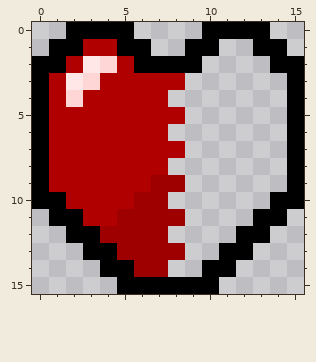
Pixel-art sprite: sprites/sprHeart/1eb4edde-1658-4a00-ae9f-40fabad7aab5.png. The picture above is the old version.
The file is 16x16 pixels.
And afterwards:
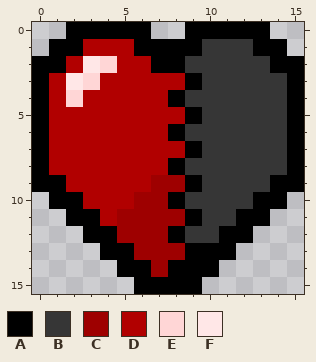
Palette (. is transparent): A #000000  B #363636  C #9e0000  D #b10000  E #ffd6d6  F #ffe7e7
From old to new:
y 0: x 6 . -> A; x 9 . -> A
y 1: x 5 A -> D; x 7..8 .. -> AA; x 10..12 A.. -> BBB
y 2: x 6 A -> D; x 9..13 A.... -> BBBBB
y 3: x 9..14 ...... -> ABBBBB
y 4: x 8..14 ....... -> ABBBBBB
y 5: x 9..14 ...... -> ABBBBB
y 6: x 8..14 ....... -> ABBBBBB
y 7: x 9..14 ...... -> ABBBBB
y 8: x 8..14 ....... -> ABBBBBB
y 9: x 1 D -> A; x 9..14 ...... -> ABBBBA
y 10: x 0 A -> .; x 2 D -> A; x 8..13 ...... -> ABBBBA; x 15 A -> .
y 11: x 1 A -> .; x 3 D -> A; x 9..12 .... -> ABBA; x 14 A -> .
y 12: x 2 A -> .; x 4 C -> A; x 8..11 .... -> ABBA; x 13 A -> .
y 13: x 3 A -> .; x 5 C -> A; x 9..10 .. -> AA; x 12 A -> .
y 14: x 4 A -> .; x 6 C -> A; x 8..9 .. -> AA; x 11 A -> .
y 15: x 5 A -> .; x 10 A -> .
Changed places in both pictures, as pixel boxes (x1, y1, x2, y2):
changed: (32, 22, 304, 294)
